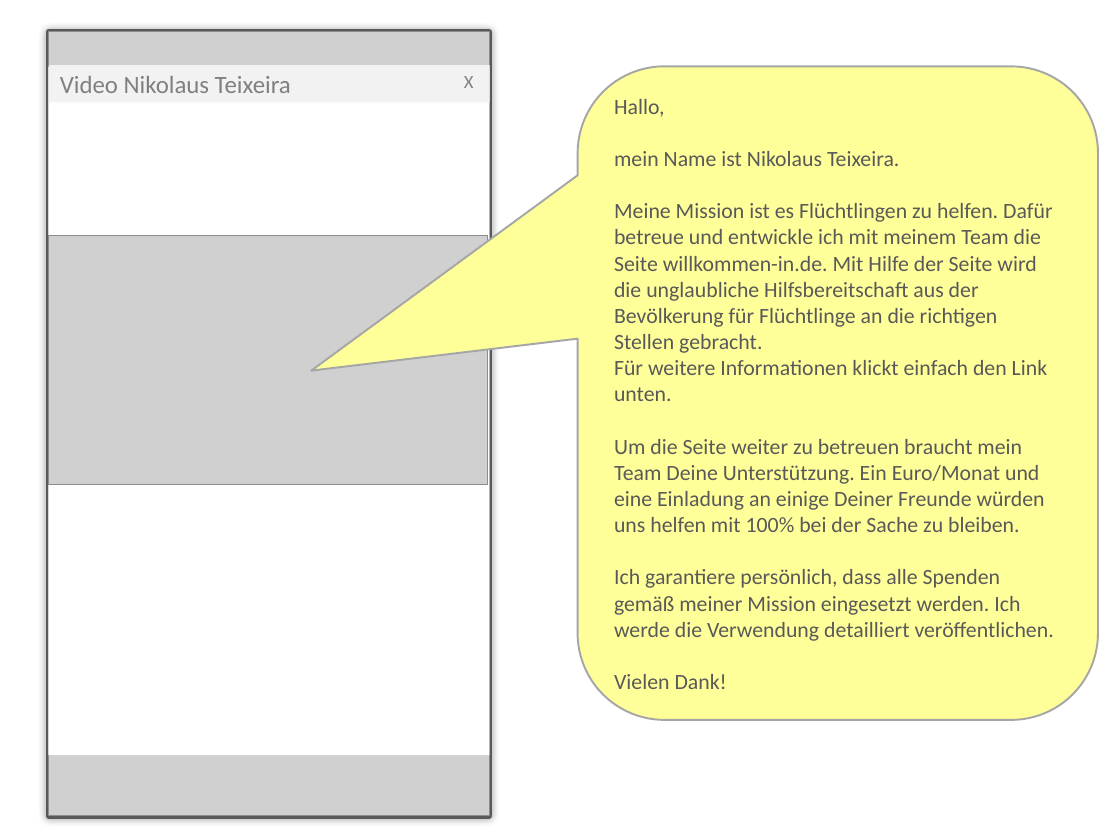
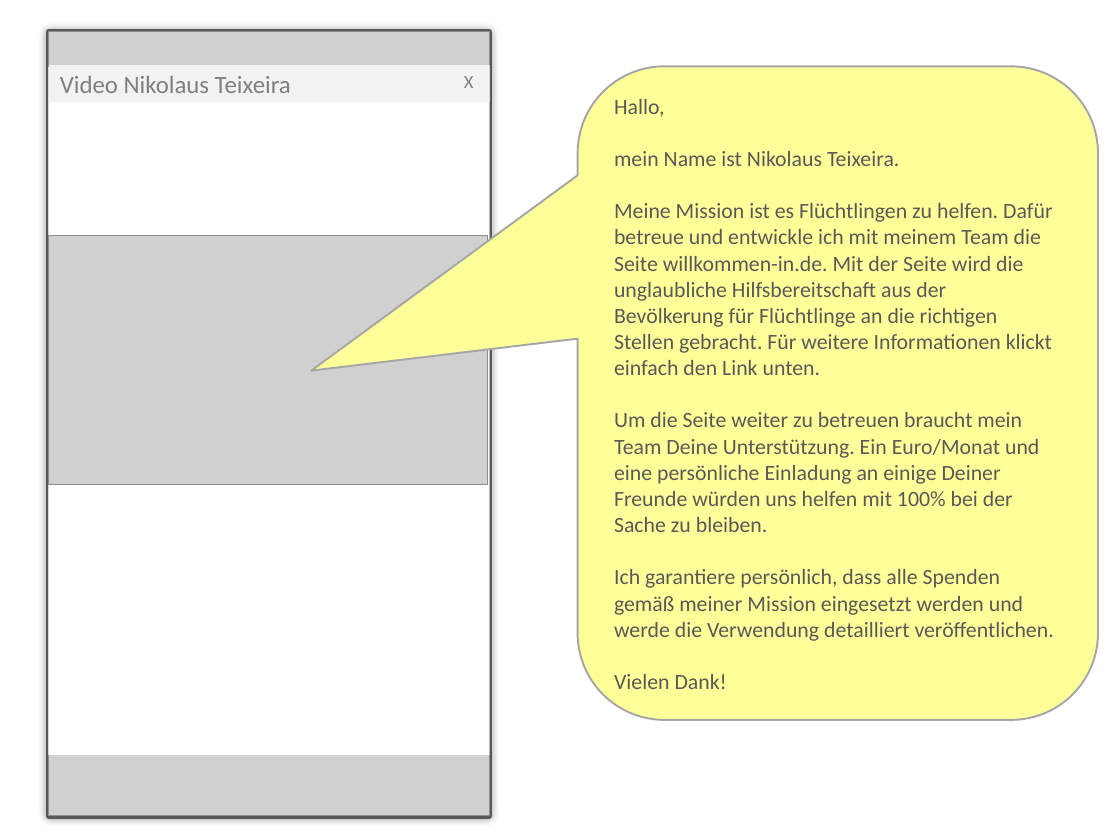
Before and after one commit to MoritzTheile/com.supeyou, a slide deck: slide 4 of com.supeyou.project/doc/SupeYou.scenario.nikolaus.pptx. Drawn at 1120x840 pixels with LibreOffice and Linux fonts; fonts in the diff are those of the drawing; grey boxes stand for pictures. Boxes give left, top, right and bottom in pixels: in the first picture for what was removed or moved away, otherwise in the second. Text is boxed around its words. In the diff, an @@ line names an element or a change of style, - is before the commit and + after.

```diff
--- a/com.supeyou.project/doc/SupeYou.scenario.nikolaus.pptx
+++ b/com.supeyou.project/doc/SupeYou.scenario.nikolaus.pptx
@@ text in rounded speech box at [614,203,1054,641]: text changed @@
-Meine Mission ist es Flüchtlingen zu helfen. Dafür betreue und entwickle ich mit meinem Team die Seite willkommen-in.de. Mit Hilfe der Seite wird die unglaubliche Hilfsbereitschaft aus der Bevölkerung für Flüchtlinge an die richtigen Stellen gebracht.
-Für weitere Informationen klickt einfach den Link unten.
-Um die Seite weiter zu betreuen braucht mein Team Deine Unterstützung. Ein Euro/Monat und eine Einladung an einige Deiner Freunde würden uns helfen mit 100% bei der Sache zu bleiben.
-Ich garantiere persönlich, dass alle Spenden gemäß meiner Mission eingesetzt werden. Ich werde die Verwendung detailliert veröffentlichen.
+Meine Mission ist es Flüchtlingen zu helfen. Dafür betreue und entwickle ich mit meinem Team die Seite willkommen-in.de. Mit der Seite wird die unglaubliche Hilfsbereitschaft aus der Bevölkerung für Flüchtlinge an die richtigen Stellen gebracht. Für weitere Informationen klickt einfach den Link unten.
+Um die Seite weiter zu betreuen braucht mein Team Deine Unterstützung. Ein Euro/Monat und eine persönliche Einladung an einige Deiner Freunde würden uns helfen mit 100% bei der Sache zu bleiben.
+Ich garantiere persönlich, dass alle Spenden gemäß meiner Mission eingesetzt werden und werde die Verwendung detailliert veröffentlichen.
```
Also in this commit, not shown: 7 other slides changed, 4 slides added, 5 other files.
